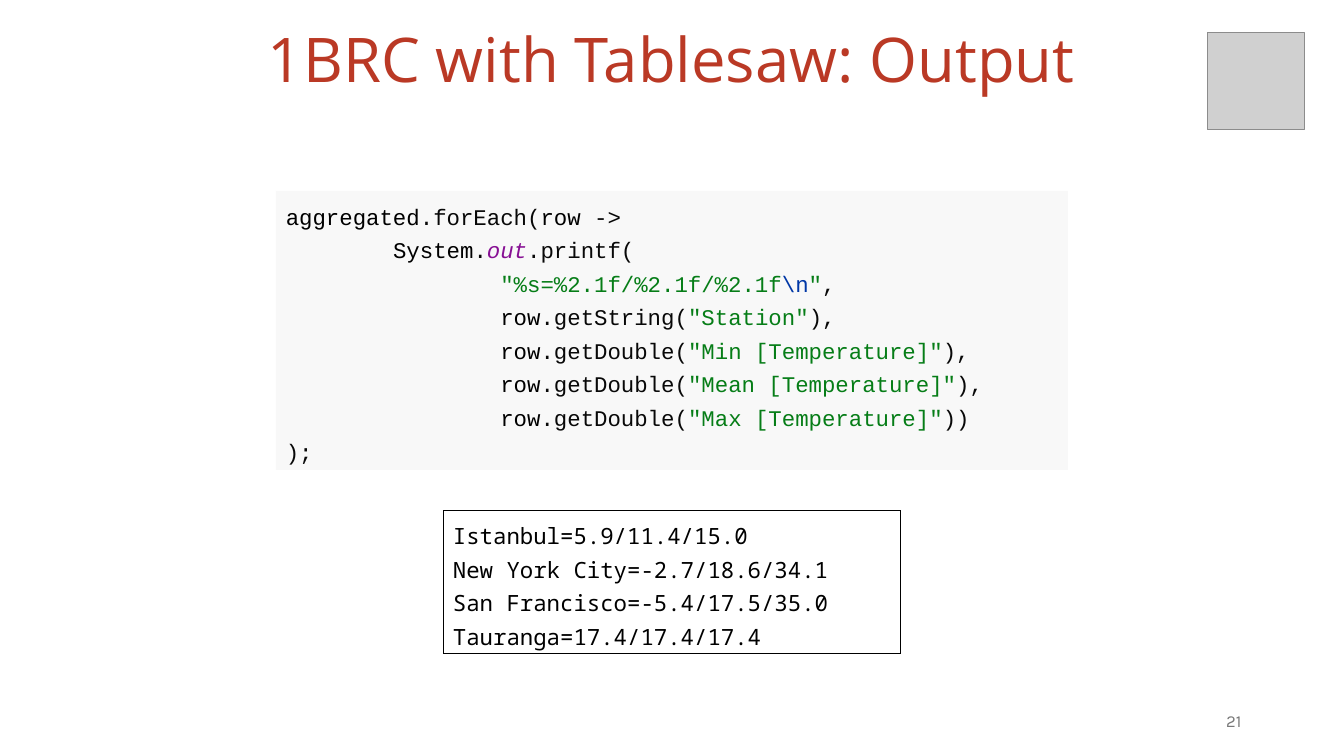
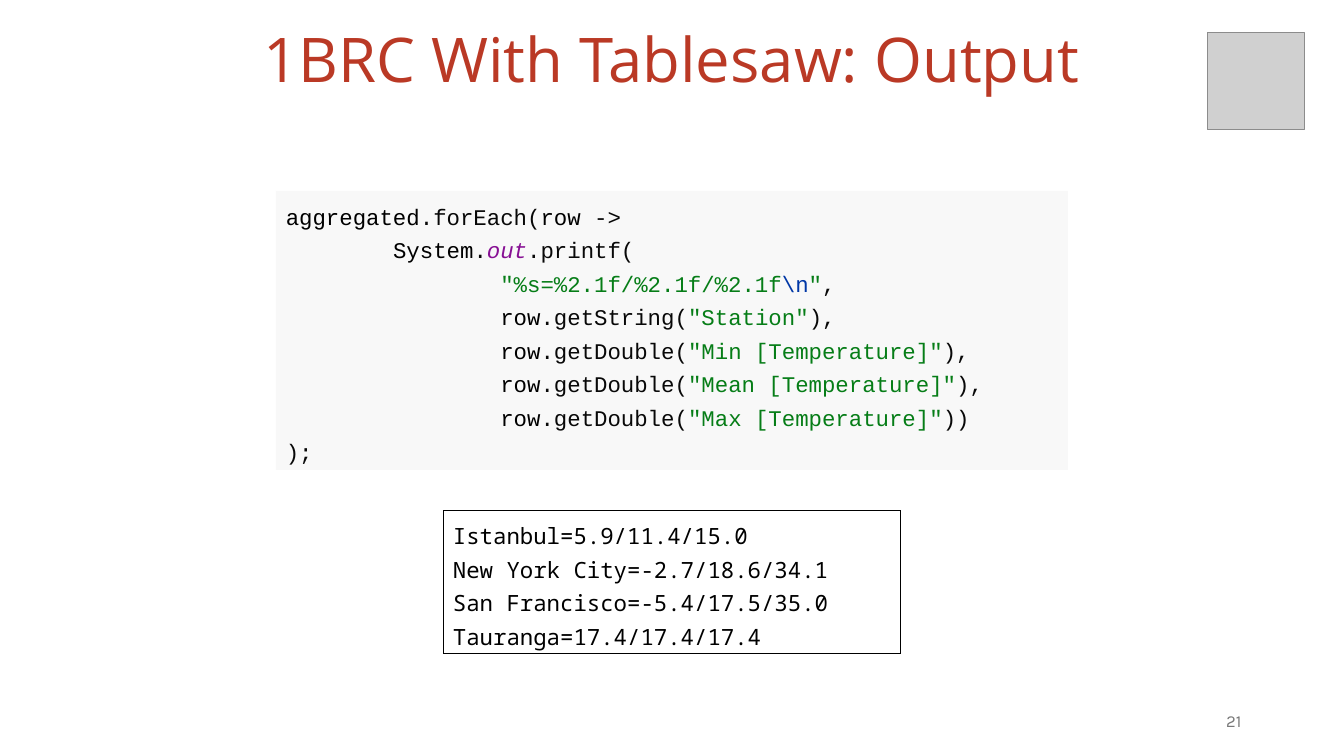
Before and after one commit to vmzakharov/missing-dataframe-talk, a slide deck: slide 21 of presentation/Missing_Dataframe_Long.pptx. Drawn at 1344x756 pixels with LibreOffice and Linux fonts; fonts in the diff are those of the drawing; grey boxes stand for pictures. Boxes give left, top, right and bottom in pixels: in the first picture for what was removed or moved away, otherwise in the second. Text is boxed around its words. In the diff, an @@ line names an element or a change of style, - is before the commit and + after.

```diff
--- a/presentation/Missing_Dataframe_Long.pptx
+++ b/presentation/Missing_Dataframe_Long.pptx
@@ title at [263, 35, 1079, 97]: text changed @@
-1BRC with Tablesaw: Output
+1BRC With Tablesaw: Output
```
Also in this commit, not shown: 6 other slides changed, 1 other file.
